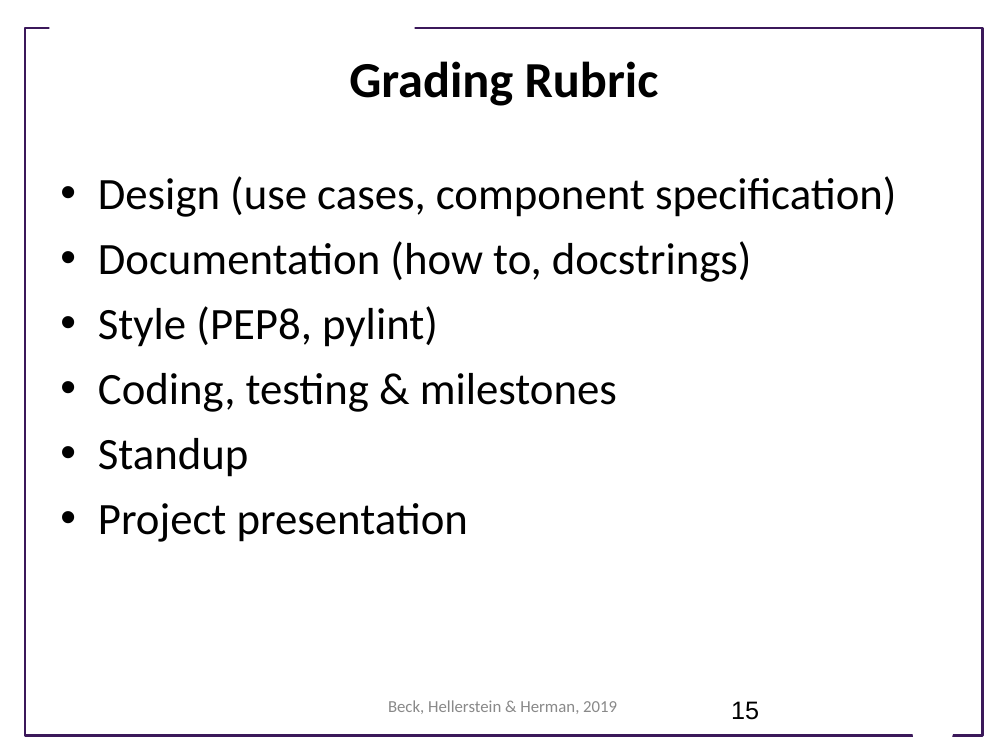
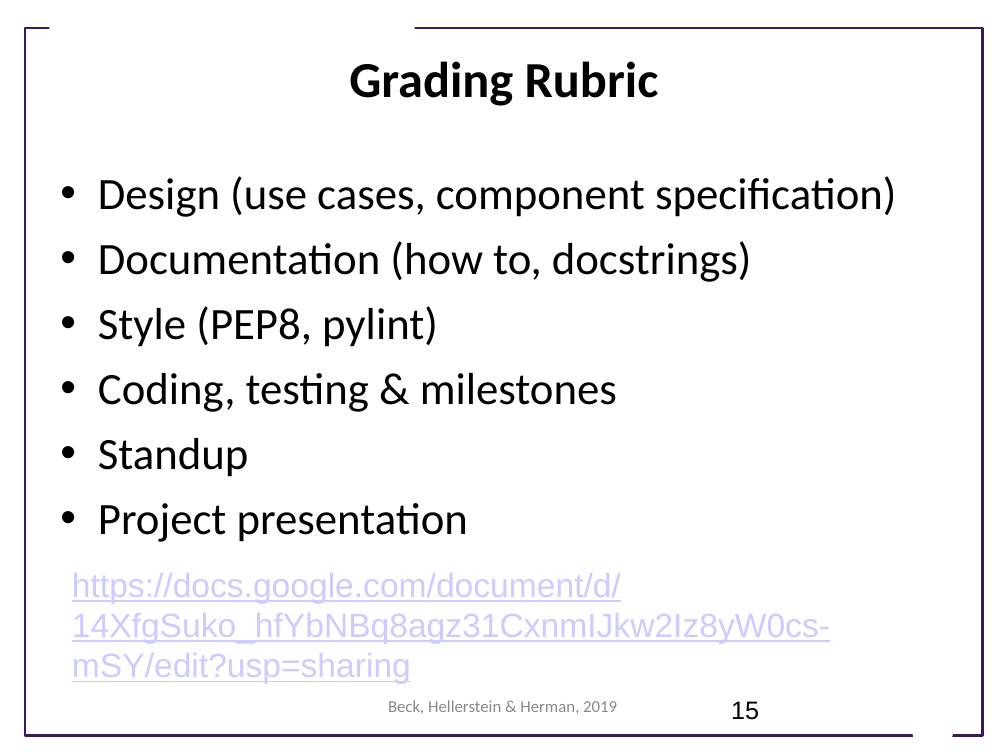
Before and after one commit to UWSEDS/LectureNotes, a slide deck: slide 15 of 03_Programming_Style/03-Project-overview.pptx. Drawn at 1008x756 pixels with LibreOffice and Linux fonts; fonts in the diff are those of the drawing; background and template pictures are left out. Boxes give left, top, right and bottom in pixels: in the first picture for what was removed or moved away, otherwise in the second. Text is boxed around its words. In the diff, an @@ line names an element or a change of style, - is before the commit and + after.

```diff
--- a/03_Programming_Style/03-Project-overview.pptx
+++ b/03_Programming_Style/03-Project-overview.pptx
@@ text added at (x1=72, y1=573, x2=830, y2=684), 24 pt, text #CCCCFF, underline @@
+https://docs.google.com/document/d/14XfgSuko_hfYbNBq8agz31CxnmIJkw2Iz8yW0cs-mSY/edit?usp=sharing
```
Also in this commit, not shown: 1 other file.
